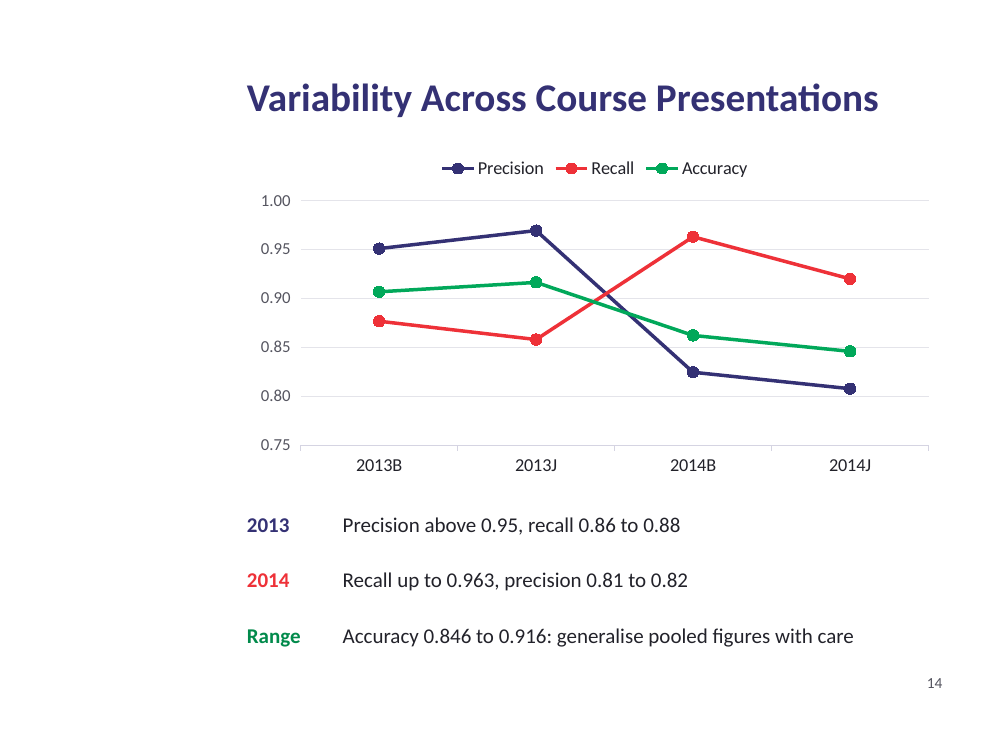
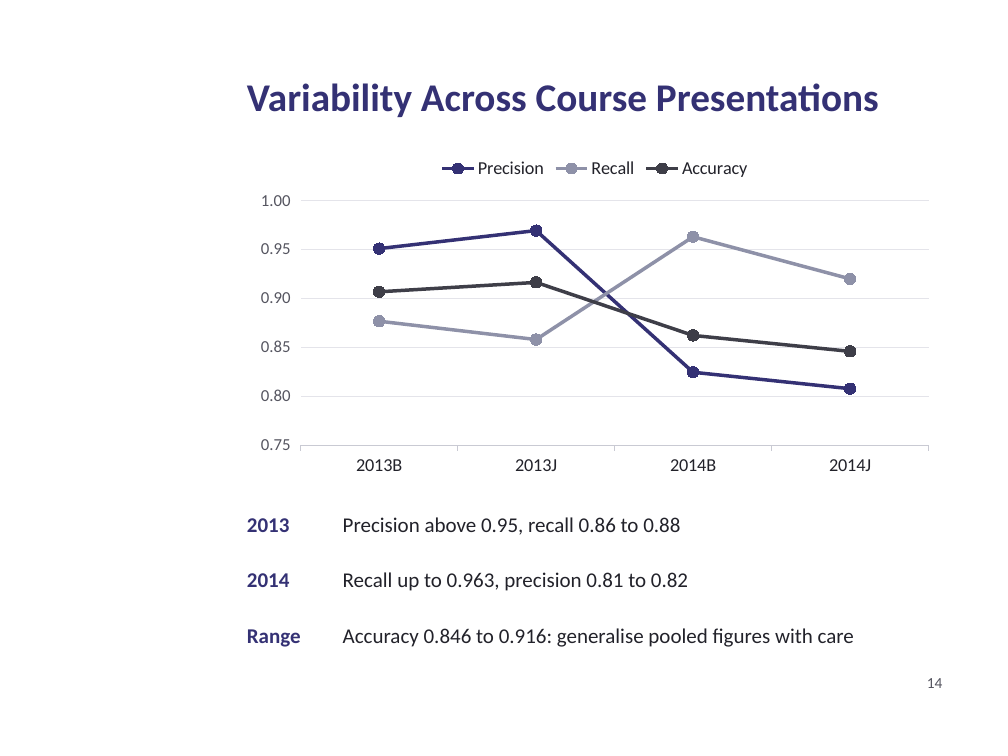
Before and after one commit to daniel-larry/python-run-result, a slide deck: slide 14 of Internal_Defense_Presentation.pptx. Drawn at 1008x756 pixels with LibreOffice and Linux fonts; fonts in the diff are those of the drawing; background and template pictures are left out. Boxes give left, top, right and bottom in pixels: in the first picture for what was removed or moved away, otherwise in the second. Text is boxed around its words. In the diff, an @@ line names an element or a change of style, - is before the commit and + after.

Commit message:
Defense deck: formal navy-only styling

```diff
--- a/Internal_Defense_Presentation.pptx
+++ b/Internal_Defense_Presentation.pptx
@@ line chart at box(247, 146, 942, 484) @@
@@ colour of Recall #EE3138 to #8E91A8 @@
@@ colour of Accuracy #01A85A to #3E3E48 @@
@@ category axis changed @@
@@ text "2014" at box(247, 573, 289, 587): text colour #EE3138 to #343174 @@
@@ text "Range" at box(247, 629, 301, 647): text colour #018A4B to #343174 @@
```
Also in this commit, not shown: 18 other slides changed.
